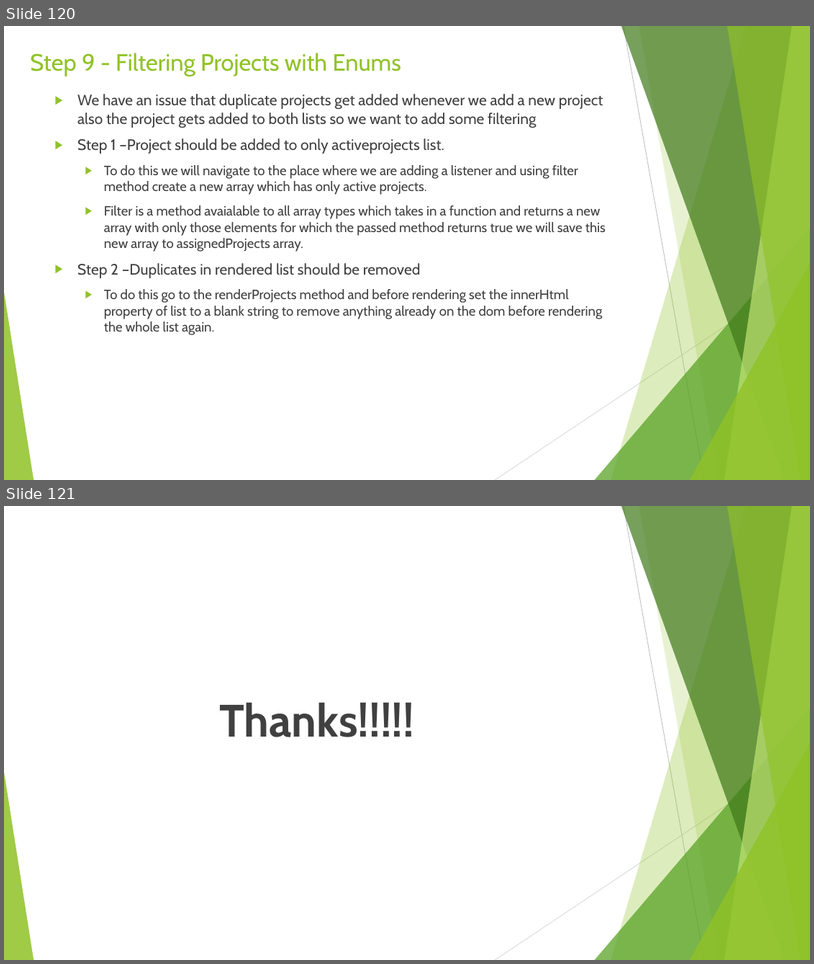
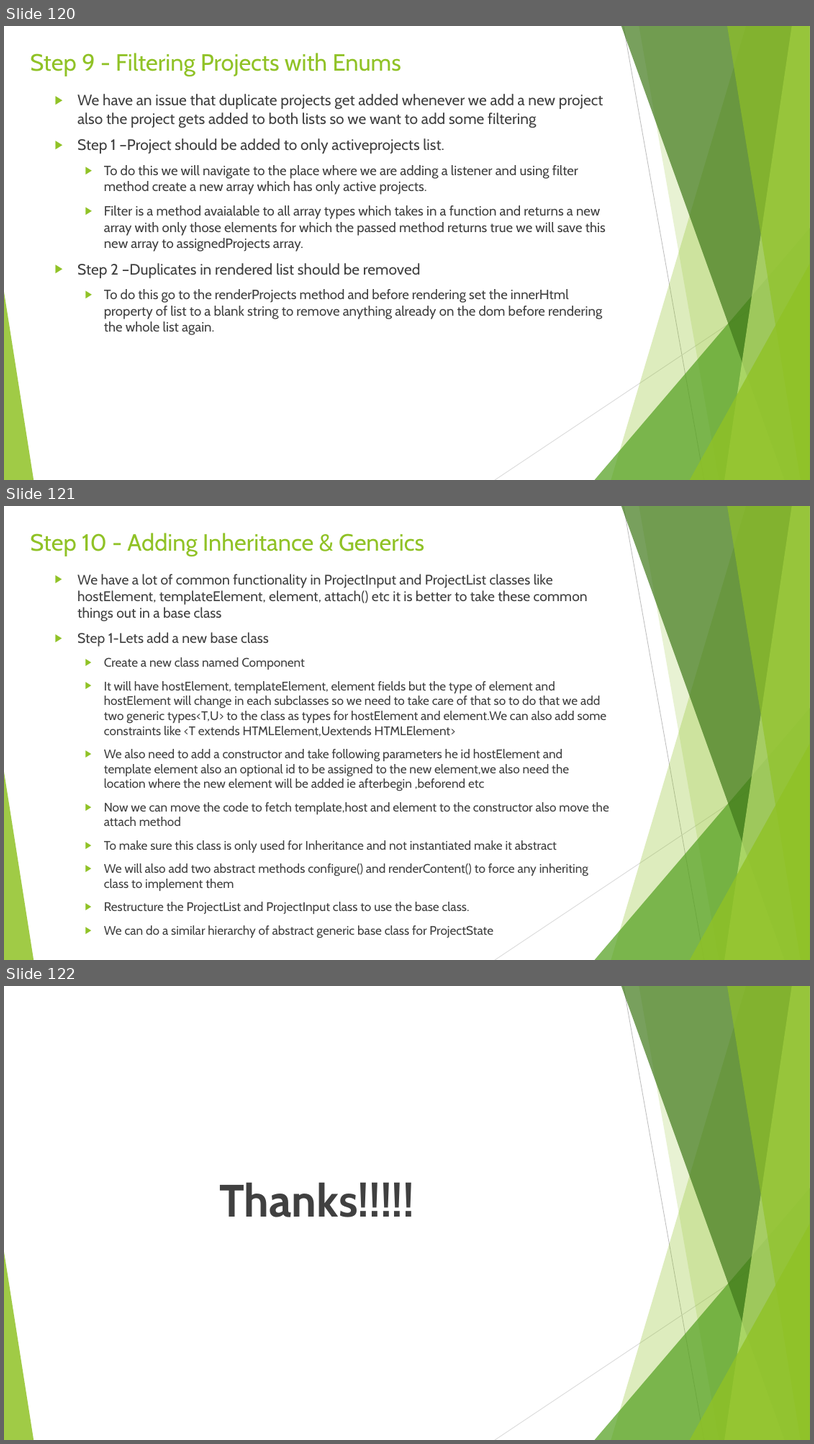
Before and after one commit to rudhrainfogain/TypeScript, a slide deck: PPT/TypeScriptv9.pptx. Shown one above the other, each under a label of ours: slides 120 and 121 before the commit, slides 120, 121 and 122 after it. The pictures are 814x964 and 814x1444 pixels, drawn with LibreOffice and Linux fonts; fonts in the diff are those of the drawing. Boxes give left, top, right and bottom in pixels: in the first picture for what was removed or moved away, otherwise in the second. Text is boxed around its words. In the diff, an @@ line names an element or a change of style, - is before the commit and + after.

Commit message:
Step 10 - Adding Inheritance & Generics

```diff
--- a/PPT/TypeScriptv9.pptx
+++ b/PPT/TypeScriptv9.pptx
@@ slide 121 added at (4, 506, 810, 960), background #FFFFFF; not listed: 10 template elements that a slide beside it also shows @@
@@ title added at (30, 533, 424, 556), 28 pt, text #90C226 @@
+Step 10 - Adding Inheritance & Generics
@@ text added at (77, 574, 610, 938), 14.8 pt, text #404040 @@
+▶ We have a lot of common functionality in ProjectInput and ProjectList classes like hostElement, templateElement, element, attach() etc it is better to take these common things out in a base class
+▶ Step 1-Lets add a new base class
+  ▶ Create a new class named Component
+  ▶ It will have hostElement, templateElement, element fields but the type of element and hostElement will change in each subclasses so we need to take care of that so to do that we add two generic types<T,U> to the class as types for hostElement and element.We can also add some constraints like <T extends HTMLElement,Uextends HTMLElement>
+  ▶ We also need to add a constructor and take following parameters he id hostElement and template element also an optional id to be assigned to the new element,we also need the location where the new element will be added ie afterbegin ,beforend etc
+  ▶ Now we can move the code to fetch template,host and element to the constructor also move the attach method
+  ▶ To make sure this class is only used for Inheritance and not instantiated make it abstract
+  ▶ We will also add two abstract methods configure() and renderContent() to force any inheriting class to implement them
+  ▶ Restructure the ProjectList and ProjectInput class to use the base class.
+  ▶ We can do a similar hierarchy of abstract generic base class for ProjectState
@@ what was slide 121 is now slide 122 @@
```
Also in this commit, not shown: 2 other files.
